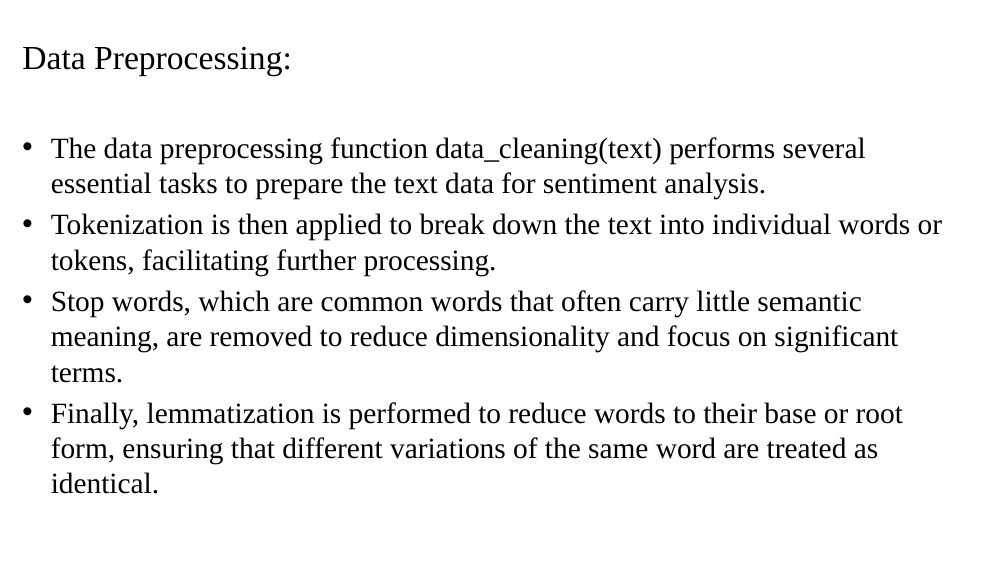
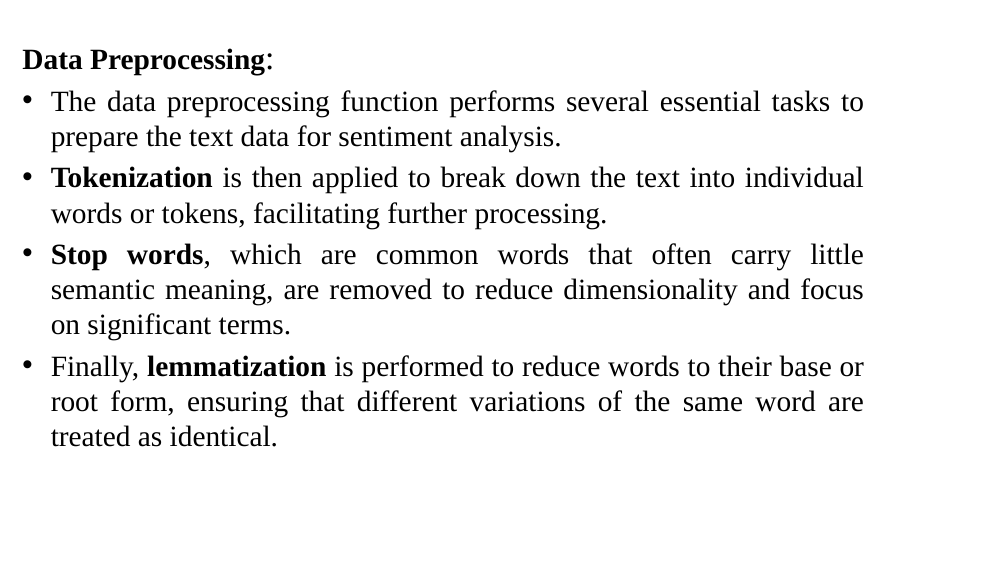
Before and after one commit to jes1326/Jeswanth_Puducherry_Tecnological_University, a slide deck: slide 9 of coappsinternship.pptx. Drawn at 1008x567 pixels with LibreOffice and Linux fonts; fonts in the diff are those of the drawing; background and template pictures are left out. Boxes give left, top, right and bottom in pixels: in the first picture for what was removed or moved away, otherwise in the second. Text is boxed around its words. In the diff, an @@ line names an element or a change of style, - is before the commit and + after.

```diff
--- a/coappsinternship.pptx
+++ b/coappsinternship.pptx
@@ text at [22,48,864,447]: size 32 to 28 pt in "Data Preprocessing:"; bold on in "Data Preprocessing:", "Tokenization", "Stop words,", "lemmatization"; alignment left to justified @@
@@ text at [51,90,864,152]: text changed @@
-• The data preprocessing function data_cleaning(text) performs several essential tasks to prepare the text data for sentiment analysis.
+• The data preprocessing function performs several essential tasks to prepare the text data for sentiment analysis.
```
Also in this commit, not shown: 17 other slides changed.
